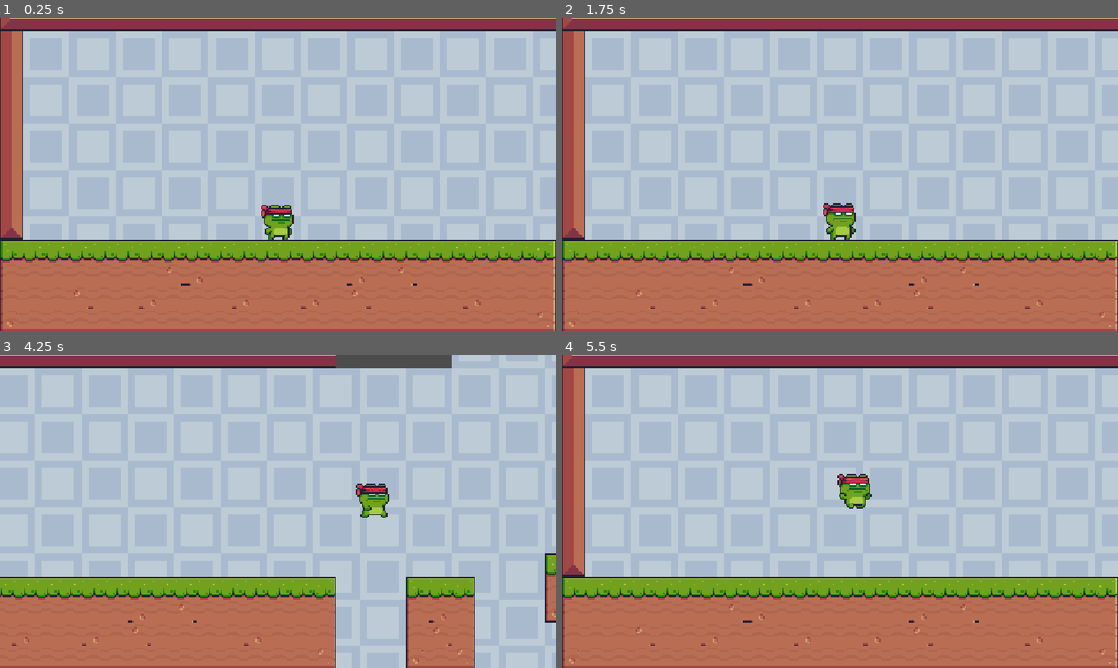
Above: before the commit, frames 1-4 (two rows, left to right).
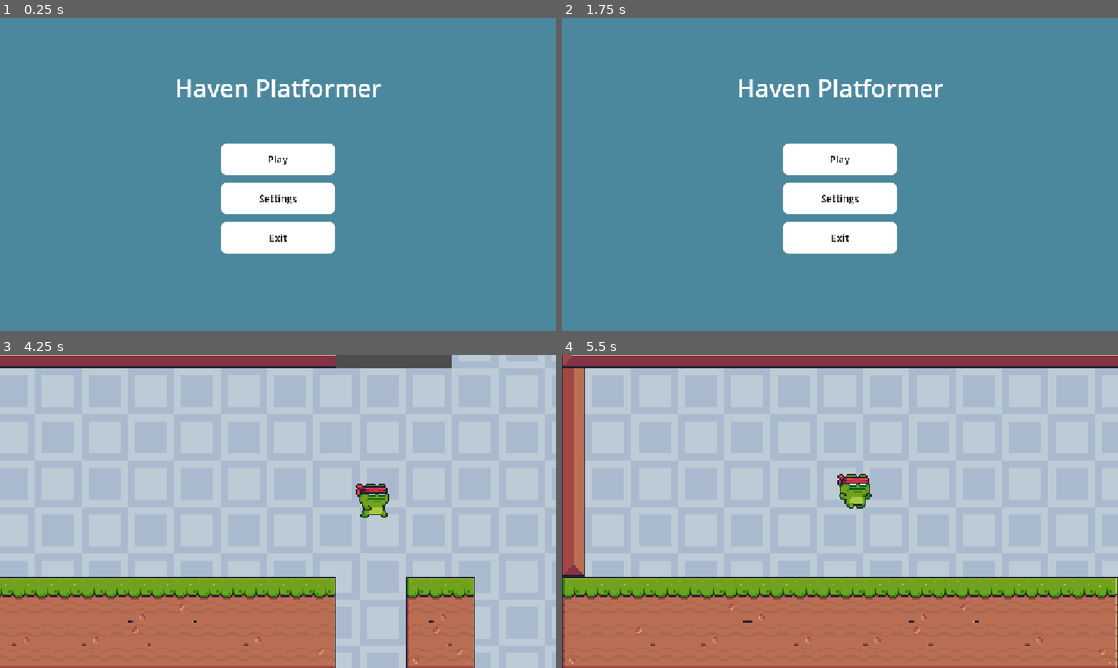
Above: after the commit, the same moments.

Repository: MustafaBioS/platformer-haven
Game: Godot game, scene res://Scenes/menu.tscn
Two runs of this game, one before a commit and one after it. Both use one fixed random seed, a clock stepped at 60 frames per second and the inputs below. Before the commit the project starts from res://world.tscn.
Inputs (mouse positions are in pixels of both pictures, inside the frame that each line leads up to):
- Up to frame 1 (0.25 s): no input
- Up to frame 2 (1.75 s): click (840, 199) at 0.5 s, where only the run after the commit has a clickable "Settings"; click (1006, 86) at 1.25 s, where only the run after the commit has a clickable "X"
- Up to frame 3 (4.25 s): click (278, 495) at 2 s, where only the run after the commit has a clickable "Play"; tap Enter (ui_accept) at 2.75, 3.02, 3.77 s; move the mouse to (400, 495) at 2.77 s; hold D (right) from 2.78 s (still down); tap Alt at 2.85 s; click (400, 495) at 2.92 s; move the mouse to (166, 527) at 3.52 s; tap Shift at 3.6 s
- Up to frame 4 (5.5 s): move the mouse to (895, 442) at 4.27 s; release D (right) at 4.28 s; hold A (left) 4.28-5.03 s; tap Alt at 4.35 s; move the mouse to (812, 574) at 5.02 s; hold D (right) from 5.03 s (still down); tap Shift at 5.1 s; click (812, 574) at 5.17 s; tap Enter (ui_accept) at 5.27 s

The runs differ from the first frame. In frame 1, 100% of the frame differs, in the area x 0-100%, y 0-100%; in frame 2, 100%; in frame 3, 0.4%; in frame 4, nothing differs.

Commit message:
feat: main menu

Diff:
--- /dev/null
+++ b/Scenes/menu.tscn
@@ -0,0 +1,195 @@
+[gd_scene load_steps=10 format=3 uid="uid://dwvd3skr7ompi"]
+
+[ext_resource type="Script" uid="uid://rimmr6sibqbu" path="res://Scripts/menu.gd" id="1_1rerr"]
+
+[sub_resource type="StyleBoxFlat" id="StyleBoxFlat_u4yt8"]
+bg_color = Color(1, 1, 1, 1)
+corner_radius_top_left = 12
+corner_radius_top_right = 12
+corner_radius_bottom_right = 12
+corner_radius_bottom_left = 12
+
+[sub_resource type="StyleBoxEmpty" id="StyleBoxEmpty_u4yt8"]
+
+[sub_resource type="StyleBoxEmpty" id="StyleBoxEmpty_1rerr"]
+
+[sub_resource type="StyleBoxEmpty" id="StyleBoxEmpty_xhh6f"]
+
+[sub_resource type="StyleBoxEmpty" id="StyleBoxEmpty_cayip"]
+
+[sub_resource type="StyleBoxEmpty" id="StyleBoxEmpty_158mb"]
+
+[sub_resource type="StyleBoxEmpty" id="StyleBoxEmpty_wwsa2"]
+
+[sub_resource type="StyleBoxEmpty" id="StyleBoxEmpty_jsrd8"]
+
+[node name="Main Menu" type="Control"]
+layout_mode = 3
+anchors_preset = 15
+anchor_right = 1.0
+anchor_bottom = 1.0
+grow_horizontal = 2
+grow_vertical = 2
+script = ExtResource("1_1rerr")
+
+[node name="Background" type="ColorRect" parent="."]
+layout_mode = 1
+anchors_preset = 15
+anchor_right = 1.0
+anchor_bottom = 1.0
+grow_horizontal = 2
+grow_vertical = 2
+color = Color(0.29780042, 0.53289527, 0.61367667, 1)
+
+[node name="Buttons" type="VBoxContainer" parent="."]
+layout_mode = 1
+anchors_preset = 8
+anchor_left = 0.5
+anchor_top = 0.5
+anchor_right = 0.5
+anchor_bottom = 0.5
+offset_left = -118.0
+offset_top = -64.0
+offset_right = 118.0
+offset_bottom = 164.50012
+grow_horizontal = 2
+grow_vertical = 2
+theme_override_constants/separation = 16
+
+[node name="Play" type="Button" parent="Buttons"]
+layout_mode = 2
+size_flags_vertical = 3
+theme_override_colors/font_color = Color(0, 0, 0, 1)
+theme_override_colors/font_focus_color = Color(0, 0, 0, 1)
+theme_override_colors/font_pressed_color = Color(0, 0, 0, 1)
+theme_override_colors/font_hover_color = Color(0, 0, 0, 1)
+theme_override_colors/font_hover_pressed_color = Color(0, 0, 0, 1)
+theme_override_colors/font_disabled_color = Color(0, 0, 0, 1)
+theme_override_colors/font_outline_color = Color(0, 0, 0, 1)
+theme_override_colors/icon_normal_color = Color(0, 0, 0, 1)
+theme_override_colors/icon_focus_color = Color(0, 0, 0, 1)
+theme_override_colors/icon_pressed_color = Color(0, 0, 0, 1)
+theme_override_colors/icon_hover_color = Color(0, 0, 0, 1)
+theme_override_colors/icon_hover_pressed_color = Color(0, 0, 0, 1)
+theme_override_colors/icon_disabled_color = Color(0, 0, 0, 1)
+theme_override_font_sizes/font_size = 20
+theme_override_styles/normal = SubResource("StyleBoxFlat_u4yt8")
+theme_override_styles/focus = SubResource("StyleBoxEmpty_u4yt8")
+text = "Play"
+
+[node name="Settings" type="Button" parent="Buttons"]
+layout_mode = 2
+size_flags_vertical = 3
+theme_override_colors/font_color = Color(0, 0, 0, 1)
+theme_override_colors/font_focus_color = Color(0, 0, 0, 1)
+theme_override_colors/font_pressed_color = Color(0, 0, 0, 1)
+theme_override_colors/font_hover_color = Color(0, 0, 0, 1)
+theme_override_colors/font_hover_pressed_color = Color(0, 0, 0, 1)
+theme_override_colors/font_disabled_color = Color(0, 0, 0, 1)
+theme_override_colors/font_outline_color = Color(0, 0, 0, 1)
+theme_override_colors/icon_normal_color = Color(0, 0, 0, 1)
+theme_override_colors/icon_focus_color = Color(0, 0, 0, 1)
+theme_override_colors/icon_pressed_color = Color(0, 0, 0, 1)
+theme_override_colors/icon_hover_color = Color(0, 0, 0, 1)
+theme_override_colors/icon_hover_pressed_color = Color(0, 0, 0, 1)
+theme_override_colors/icon_disabled_color = Color(0, 0, 0, 1)
+theme_override_font_sizes/font_size = 20
+theme_override_styles/normal = SubResource("StyleBoxFlat_u4yt8")
+theme_override_styles/focus = SubResource("StyleBoxEmpty_u4yt8")
+text = "Settings"
+
+[node name="Exit" type="Button" parent="Buttons"]
+layout_mode = 2
+size_flags_vertical = 3
+theme_override_colors/font_color = Color(0, 0, 0, 1)
+theme_override_colors/font_focus_color = Color(0, 0, 0, 1)
+theme_override_colors/font_pressed_color = Color(0, 0, 0, 1)
+theme_override_colors/font_hover_color = Color(0, 0, 0, 1)
+theme_override_colors/font_hover_pressed_color = Color(0, 0, 0, 1)
+theme_override_colors/font_disabled_color = Color(0, 0, 0, 1)
+theme_override_colors/font_outline_color = Color(0, 0, 0, 1)
+theme_override_colors/icon_normal_color = Color(0, 0, 0, 1)
+theme_override_colors/icon_focus_color = Color(0, 0, 0, 1)
+theme_override_colors/icon_pressed_color = Color(0, 0, 0, 1)
+theme_override_colors/icon_hover_color = Color(0, 0, 0, 1)
+theme_override_colors/icon_hover_pressed_color = Color(0, 0, 0, 1)
+theme_override_colors/icon_disabled_color = Color(0, 0, 0, 1)
+theme_override_font_sizes/font_size = 20
+theme_override_styles/normal = SubResource("StyleBoxFlat_u4yt8")
+theme_override_styles/focus = SubResource("StyleBoxEmpty_u4yt8")
+text = "Exit"
+
+[node name="Title" type="Label" parent="."]
+layout_mode = 1
+anchors_preset = 8
+anchor_left = 0.5
+anchor_top = 0.5
+anchor_right = 0.5
+anchor_bottom = 0.5
+offset_left = -214.5
+offset_top = -214.0
+offset_right = 214.5
+offset_bottom = -145.0
+grow_horizontal = 2
+grow_vertical = 2
+theme_override_colors/font_color = Color(1, 1, 1, 1)
+theme_override_font_sizes/font_size = 50
+text = "Haven Platformer"
+horizontal_alignment = 1
+vertical_alignment = 1
+
+[node name="SettingsMenu" type="ColorRect" parent="."]
+visible = false
+layout_mode = 1
+anchors_preset = 8
+anchor_left = 0.5
+anchor_top = 0.5
+anchor_right = 0.5
+anchor_bottom = 0.5
+offset_left = -409.0
+offset_top = -244.0
+offset_right = 409.0
+offset_bottom = 244.0
+grow_horizontal = 2
+grow_vertical = 2
+color = Color(0.29954746, 0.29954746, 0.29954743, 1)
+
+[node name="Settings" type="Label" parent="SettingsMenu"]
+layout_mode = 1
+anchors_preset = 8
+anchor_left = 0.5
+anchor_top = 0.5
+anchor_right = 0.5
+anchor_bottom = 0.5
+offset_left = -170.5
+offset_top = -22.5
+offset_right = 170.5
+offset_bottom = 22.5
+grow_horizontal = 2
+grow_vertical = 2
+theme_override_font_sizes/font_size = 32
+text = "Settings Menu Is W.I.P"
+horizontal_alignment = 1
+vertical_alignment = 1
+
+[node name="Close" type="Button" parent="SettingsMenu"]
+layout_mode = 1
+offset_left = 718.0
+offset_top = 18.0
+offset_right = 798.0
+offset_bottom = 101.0
+theme_override_colors/font_pressed_color = Color(1, 1, 1, 1)
+theme_override_colors/font_hover_color = Color(0.43519217, 0.43519217, 0.43519318, 1)
+theme_override_font_sizes/font_size = 60
+theme_override_styles/normal = SubResource("StyleBoxEmpty_1rerr")
+theme_override_styles/pressed = SubResource("StyleBoxEmpty_xhh6f")
+theme_override_styles/hover = SubResource("StyleBoxEmpty_cayip")
+theme_override_styles/hover_pressed = SubResource("StyleBoxEmpty_158mb")
+theme_override_styles/hover_pressed_mirrored = SubResource("StyleBoxEmpty_wwsa2")
+theme_override_styles/focus = SubResource("StyleBoxEmpty_jsrd8")
+text = "X"
+
+[connection signal="pressed" from="Buttons/Play" to="." method="_on_play_pressed"]
+[connection signal="pressed" from="Buttons/Settings" to="." method="_on_settings_pressed"]
+[connection signal="pressed" from="Buttons/Exit" to="." method="_on_exit_pressed"]
+[connection signal="pressed" from="SettingsMenu/Close" to="." method="_on_close_pressed"]
--- a/world.tscn
+++ b/Scenes/world.tscn
@@ -706,10 +706,10 @@
 layer_0/name = "Background"
 layer_0/tile_data = PackedInt32Array(-458763, 3, 0, -393227, 3, 1, -327691, 3, 2, -262155, 3, 3, -458762, 65539, 0, -39 …(35297 unchanged characters)…
 layer_1/name = "Main"
-layer_1/tile_data = PackedInt32Array(131070, 458754, 0, 1966 …(2628 unchanged characters)…  196625, 524290, 1, 262161, 524290, 2, 21, 393218, 0, 65557, 393218, 1, 131093, 393218, 2, 22, 458754, 0, 65558, 458754, 1, 131094, 458754, 2, 23, 524290, 0, 65559, 524290, 1, 131095, 524290, 2, -65509, 393218, 0, 27, 393218, 1, 65563, 393218, 2, -65508, 458754, 0, 28, 458754, 1, 65564, 458754, 2, -65507, 524290, 0, 29, 524290, 1, 65565, 524290, 2, -131039, 393218, 0, -65503, 393218, 1, 33, 393218, 2, -131038, 458754, 0, -65502, 458754, 1, 34, 458754, 2, -131037, 524290, 0, -65501, 524290, 1, 35, 524290, 2)
+layer_1/tile_data = PackedInt32Array(131070, 458754, 0, 1966 …(2628 unchanged characters)…  196625, 524290, 1, 262161, 524290, 2, 22, 393218, 0, 65558, 393218, 1, 131094, 393218, 2, 23, 458754, 0, 65559, 458754, 1, 131095, 458754, 2, 24, 524290, 0, 65560, 524290, 1, 131096, 524290, 2, -65507, 393218, 0, 29, 393218, 1, 65565, 393218, 2, -65506, 458754, 0, 30, 458754, 1, 65566, 458754, 2, -65505, 524290, 0, 31, 524290, 1, 65567, 524290, 2, -131036, 393218, 0, -65500, 393218, 1, 36, 393218, 2, -131035, 458754, 0, -65499, 458754, 1, 37, 458754, 2, -131034, 524290, 0, -65498, 524290, 1, 38, 524290, 2)
 
 [node name="Player" type="CharacterBody2D" parent="."]
-script = ExtResource("2_aqk2v")
+script = ExtResource("3_k7acu")
 
 [node name="Camera2D" type="Camera2D" parent="Player"]
 position = Vector2(0, -28.9)
--- /dev/null
+++ b/Scripts/menu.gd
@@ -0,0 +1,27 @@
+extends Control
+@onready var settings_menu: ColorRect = $SettingsMenu
+
+
+# Called when the node enters the scene tree for the first time.
+func _ready() -> void:
+	pass # Replace with function body.
+
+
+# Called every frame. 'delta' is the elapsed time since the previous frame.
+func _process(delta: float) -> void:
+	pass
+
+
+func _on_play_pressed() -> void:
+	get_tree().change_scene_to_file("res://Scenes/world.tscn")
+
+
+func _on_settings_pressed() -> void:
+	settings_menu.visible = true
+
+func _on_close_pressed() -> void:
+	settings_menu.visible = false
+
+
+func _on_exit_pressed() -> void:
+	get_tree().quit()
--- a/project.godot
+++ b/project.godot
@@ -11,7 +11,7 @@
 [application]
 
 config/name="Haven Platformer"
-run/main_scene="uid://c46ruanfvtyen"
+run/main_scene="uid://dwvd3skr7ompi"
 config/features=PackedStringArray("4.5", "Mobile")
 config/icon="res://icon.svg"
 
Not shown: 4 places in Scenes/world.tscn that only renumber resources
Not shown, added: Scripts/menu.gd.uid
